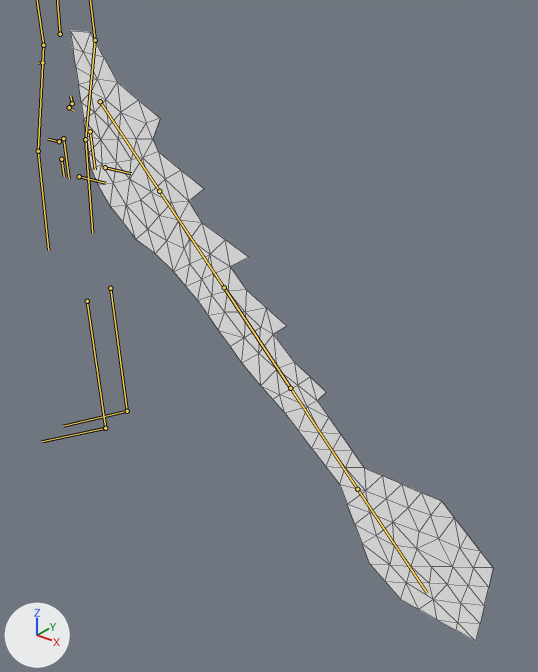
Two versions of the glTF model AssetsSource/character/DollSkeleton.glb, one commit apart.
Both versions are drawn from a 50 mm lens placed at (7.05, -5.28, 5.61), pointed at (2.71, 0.15, 2.24). Arrows for +X, +Y and +Z are at lower left; the lights stay in place. The bones that bend it are drawn over the model as lines. Mesh edges are drawn as thin lines.

Names of what the first picture shows: 'dragontail.png'.
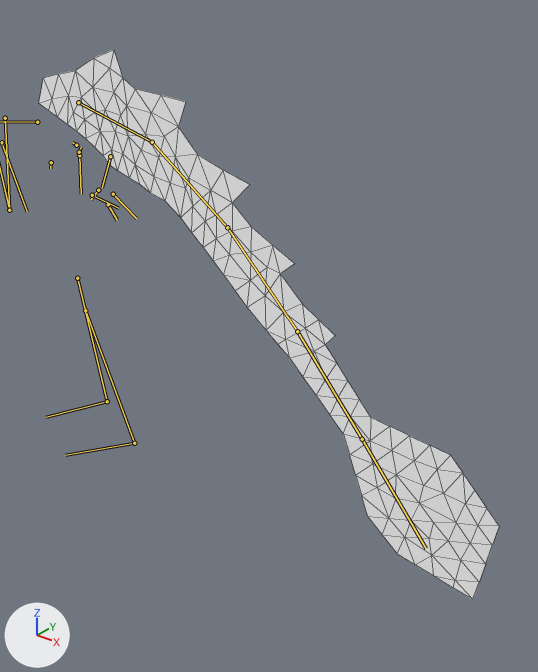
The newer file adds an action. The first version stands in its rest pose; the second is drawn at frame 20 of the action 'StocksIdle-loop'.

The change in detail:
Bone 'Hips' (bone_hips) moves from (0.0, 0.0, 0.0) to (0.05, -0.45, 0.0).
Bone 'Hips' (bone_hips) turns from (0, 0, 0) to (0, 0, -69) degrees about its own x, y and z.
Bone 'Tail1' (bone_tail1) turns from (0, 0, 0) to (0, 0, 38) degrees about its own x, y and z.
Bone 'Tail2' (bone_tail2) turns from (0, 0, 0) to (0, 0, 21) degrees about its own x, y and z.
Bone 'Tail3' (bone_tail3) turns from (0, 0, 0) to (0, 0, 10) degrees about its own x, y and z.
Bone 'Tail4' (bone_tail4) turns from (0, 0, 0) to (0, 0, 4) degrees about its own x, y and z.

Pixel boxes [x1, y1, x2, y2] of what changed, in the pictures (538 x 672 px):
'dragontail.png', posed (9% wider, 10% shorter)
    before: [70, 30, 493, 641]
    after: [39, 50, 499, 599]
bone 'Hips', root to tip
    before: (72, 103) to (70, 96)
    after: (76, 145) to (72, 142)
bone 'Tail1', root to tip
    before: (100, 101) to (159, 191)
    after: (78, 102) to (152, 142)
bone 'Tail2', root to tip
    before: (159, 191) to (224, 287)
    after: (152, 142) to (227, 227)
bone 'Tail3', root to tip
    before: (224, 287) to (290, 388)
    after: (227, 227) to (297, 331)
bone 'Tail4', root to tip
    before: (290, 388) to (357, 489)
    after: (297, 331) to (362, 439)
